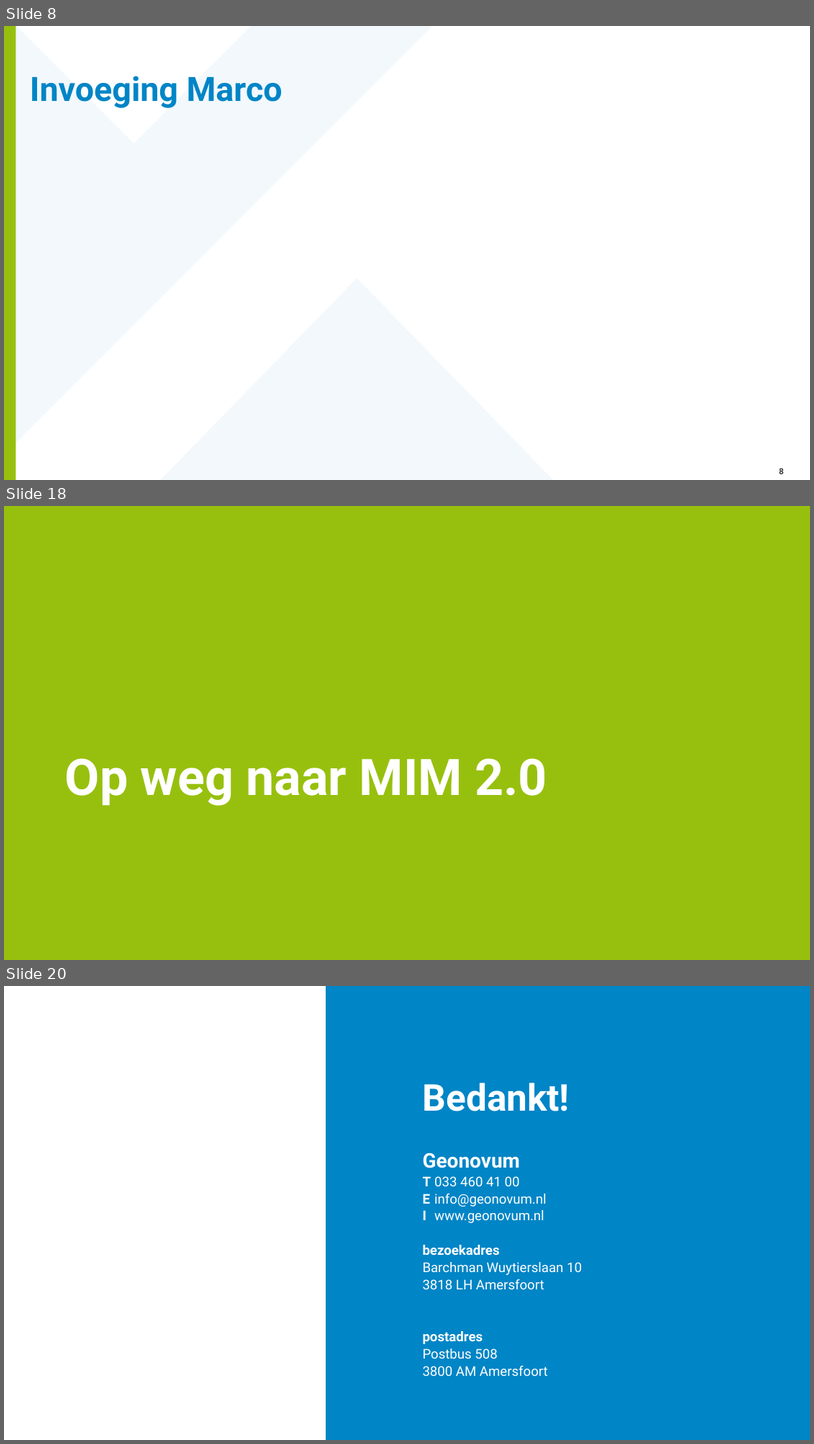
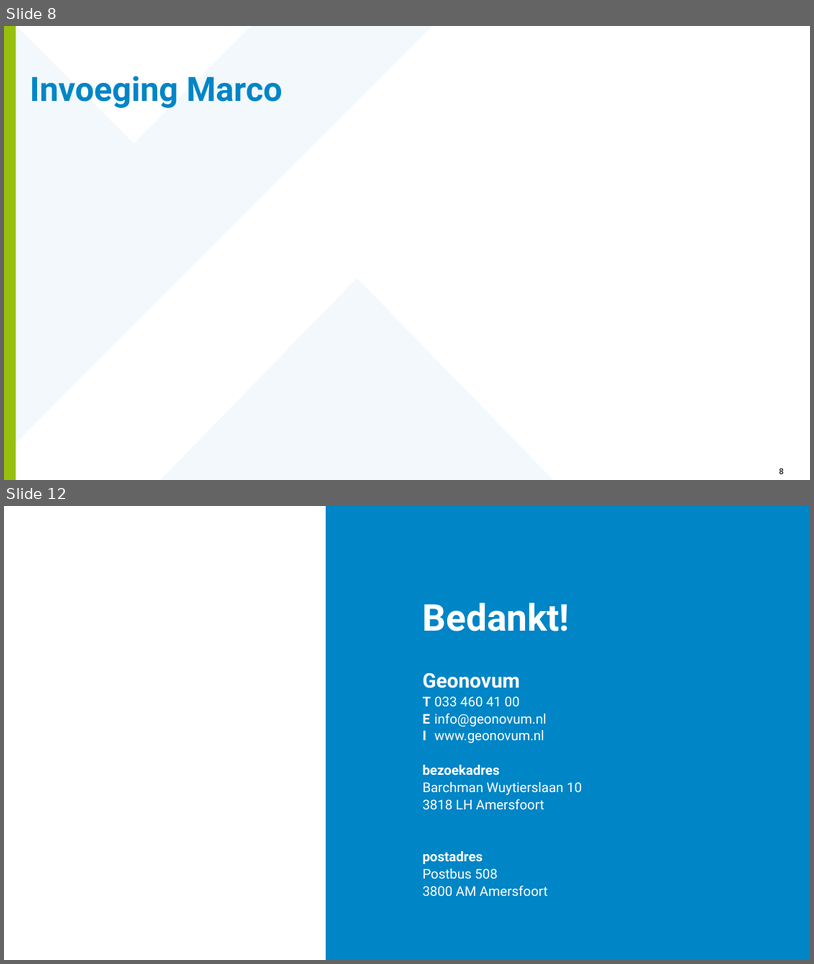
Before and after one commit to Geonovum/mim-metamodel, a slide deck: werkomgeving/presentaties/20260212-MIM - 2.0 in ontwikkeling.pptx. Shown one above the other, each under a label of ours: slides 8, 18 and 20 before the commit, slides 8 and 12 after it; the slides between them are not shown. The pictures are 814x1444 and 814x964 pixels, drawn with LibreOffice and Linux fonts; fonts in the diff are those of the drawing; background and template pictures are left out. Boxes give left, top, right and bottom in pixels: in the first picture for what was removed or moved away, otherwise in the second. Text is boxed around its words. In the diff, an @@ line names an element or a change of style, - is before the commit and + after.

```diff
--- a/werkomgeving/presentaties/20260212-MIM - 2.0 in ontwikkeling.pptx
+++ b/werkomgeving/presentaties/20260212-MIM - 2.0 in ontwikkeling.pptx
@@ slide 18 removed at (4, 506, 810, 960), background #97C00E @@
@@ title removed at (65, 758, 548, 806) @@
-Op weg naar MIM 2.0
@@ what was slide 20 is now slide 12 @@
```
Also in this commit, not shown: 4 slides changed, 2 slides added, 9 other slides removed.
